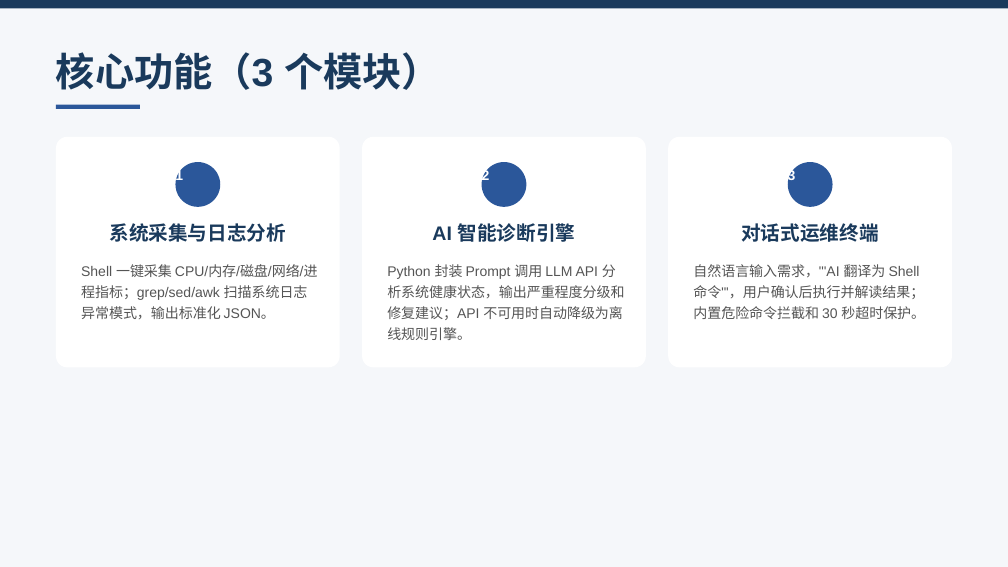
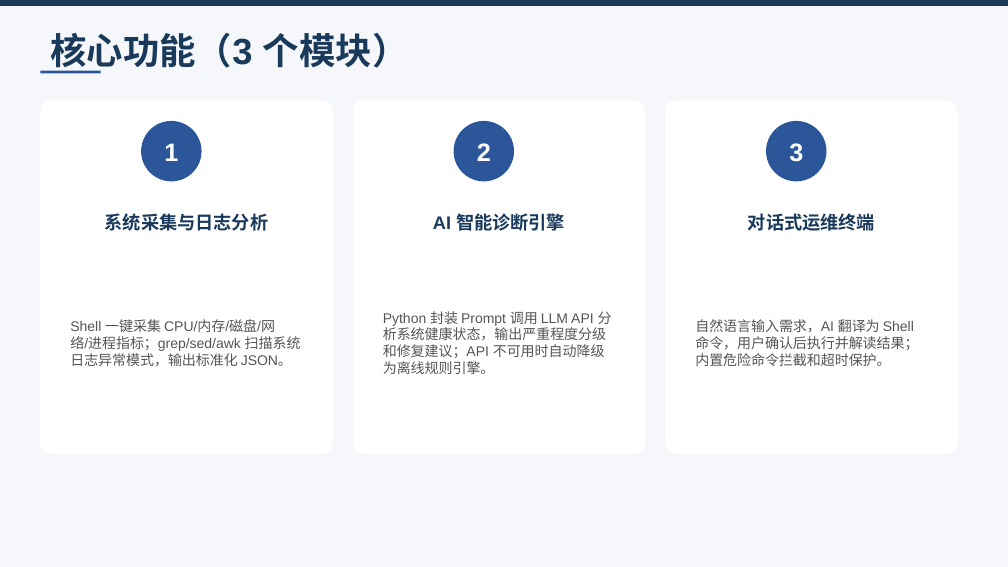
Before and after one commit to NJFUZL/Linux----, a slide deck: slide 3 of docs/AI智能运维助手_项目规划.pptx. Drawn at 1008x567 pixels with LibreOffice and Linux fonts; fonts in the diff are those of the drawing. Boxes give left, top, right and bottom in pixels: in the first picture for what was removed or moved away, otherwise in the second. Text is boxed around its words. In the diff, an @@ line names an element or a change of style, - is before the commit and + after.

```diff
--- a/docs/AI智能运维助手_项目规划.pptx
+++ b/docs/AI智能运维助手_项目规划.pptx
@@ text "核心功能（3 个模块）": place and size @@
-text "核心功能（3 个模块）" at (56,52,441,90)
+text "核心功能（3 个模块）" at (50,33,409,74)
@@ text "核心功能（3 个模块）" at (50,33,409,74): size 28 to 26 pt; less space between paragraphs; vertical alignment top to middle @@
@@ rectangle: place and size @@
-rectangle at (56,105,140,109)
+rectangle at (40,71,101,74)
@@ proportions changed in 3 elements at (665,101,958,454), (353,101,645,454), (40,101,333,454) @@
@@ rounded rectangle: place and size @@
-rounded rectangle at (56,137,340,368)
+rounded rectangle at (40,101,333,454)
@@ rounded rectangle: place and size @@
-rounded rectangle at (362,137,645,368)
+rounded rectangle at (353,101,645,454)
@@ rounded rectangle: place and size @@
-rounded rectangle at (668,137,952,368)
+rounded rectangle at (665,101,958,454)
@@ size 10 to 18 pt; alignment left to centre; line spacing 15pt to 1; vertical alignment top to middle in 3 elements at (789,143,803,162), (477,143,491,161), (164,143,178,161) @@
@@ text "1": place and size @@
-text "1" at (175,169,183,184)
+text "1" at (164,143,178,161)
@@ rounded rectangle to ellipse in 3 elements at (766,121,827,181), (454,121,514,181), (141,121,202,181) @@
@@ ellipse: place and size @@
-ellipse at (175,162,220,207)
+ellipse at (141,121,202,181)
@@ text "2": place and size @@
-text "2" at (482,169,490,184)
+text "2" at (477,143,491,161)
@@ ellipse: place and size @@
-ellipse at (482,162,526,207)
+ellipse at (454,121,514,181)
@@ text "3": place and size @@
-text "3" at (788,169,796,184)
+text "3" at (789,143,803,162)
@@ ellipse: place and size @@
-ellipse at (787,162,832,207)
+ellipse at (766,121,827,181)
@@ size 14 to 13 pt; less space between paragraphs; vertical alignment top to middle in 3 elements at (748,213,875,231), (433,213,565,231), (105,213,268,231) @@
@@ text "系统采集与日志分析": place and size @@
-text "系统采集与日志分析" at (109,223,286,242)
+text "系统采集与日志分析" at (105,213,268,231)
@@ text "AI 智能诊断引擎": place and size @@
-text "AI 智能诊断引擎" at (432,223,576,242)
+text "AI 智能诊断引擎" at (433,213,565,231)
@@ text "对话式运维终端": place and size @@
-text "对话式运维终端" at (741,223,878,242)
+text "对话式运维终端" at (748,213,875,231)
@@ text "Shell 一键采集 CPU/内存/磁盘/网络/进程指标；grep/sed/awk 扫描系统日志异常模式，输出标准化 J ..." at (70,319,301,366): line spacing 15pt to 1; vertical alignment top to middle @@
@@ text "Shell 一键采集 CPU/内存/磁盘/网络/进程指标；grep/sed/awk 扫描系统日志异常模式，输出标准化 J ...": place and size @@
-text "Shell 一键采集 CPU/内存/磁盘/网络/进程指标；grep/sed/awk 扫描系统日志异常模式，输出标准化 J ..." at (81,264,318,319)
+text "Shell 一键采集 CPU/内存/磁盘/网络/进程指标；grep/sed/awk 扫描系统日志异常模式，输出标准化 J ..." at (70,319,301,366)
@@ text "Python 封装 Prompt 调用 LLM ...": place and size @@
-text "Python 封装 Prompt 调用 LLM ..." at (387,264,624,340)
+text "Python 封装 Prompt 调用 LLM ..." at (383,311,612,374)
@@ text "Python 封装 Prompt 调用 LLM ..." at (383,311,612,374): line spacing 15pt to 1; vertical alignment top to middle @@
@@ text "自然语言输入需求，AI 翻译为 Shell 命令，用户确认后执行并解读结果；内置危险命令拦截和超时保护。" at (695,319,918,366): vertical alignment top to middle @@
@@ text at (695,319,918,366): text changed @@
-自然语言输入需求，"'AI 翻译为 Shell 命令"'，用户确认后执行并解读结果；内置危险命令拦截和 30 秒超时保护。
+自然语言输入需求，AI 翻译为 Shell 命令，用户确认后执行并解读结果；内置危险命令拦截和超时保护。
```
Also in this commit, not shown: 6 other slides changed, 30 other files.
